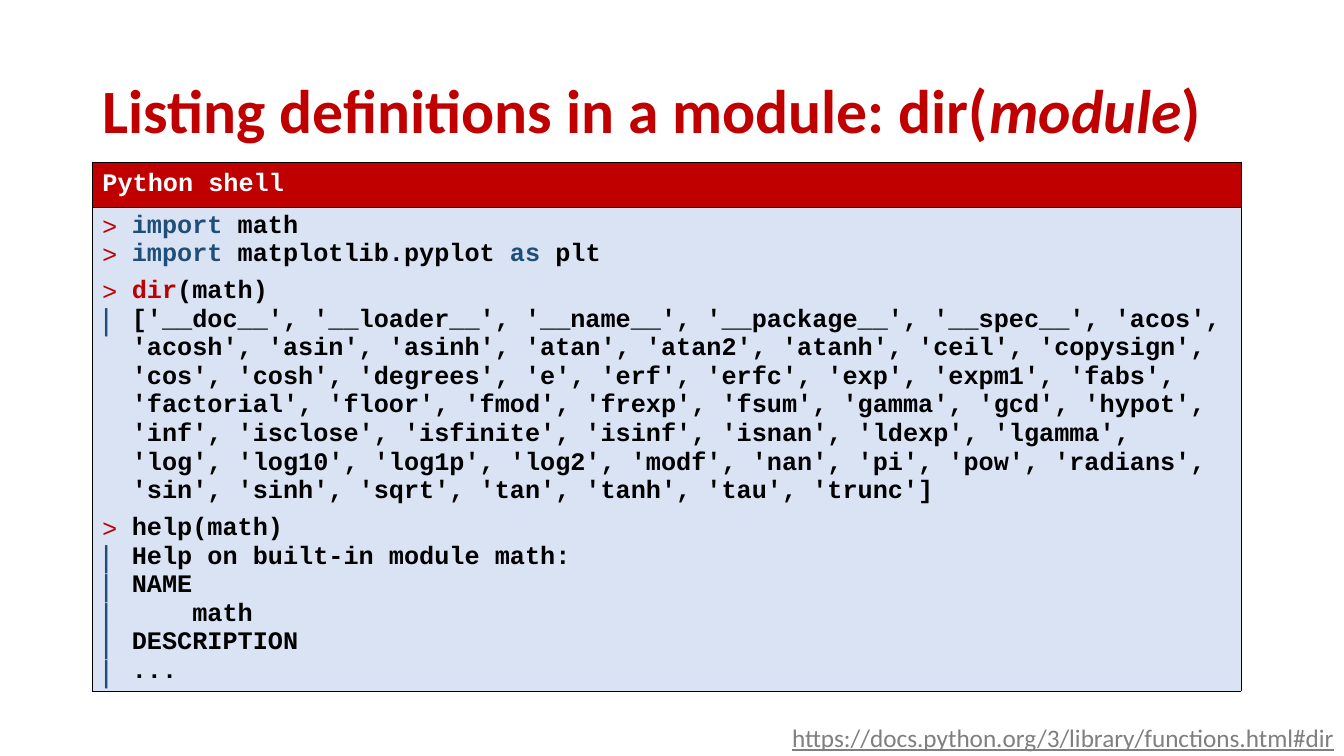
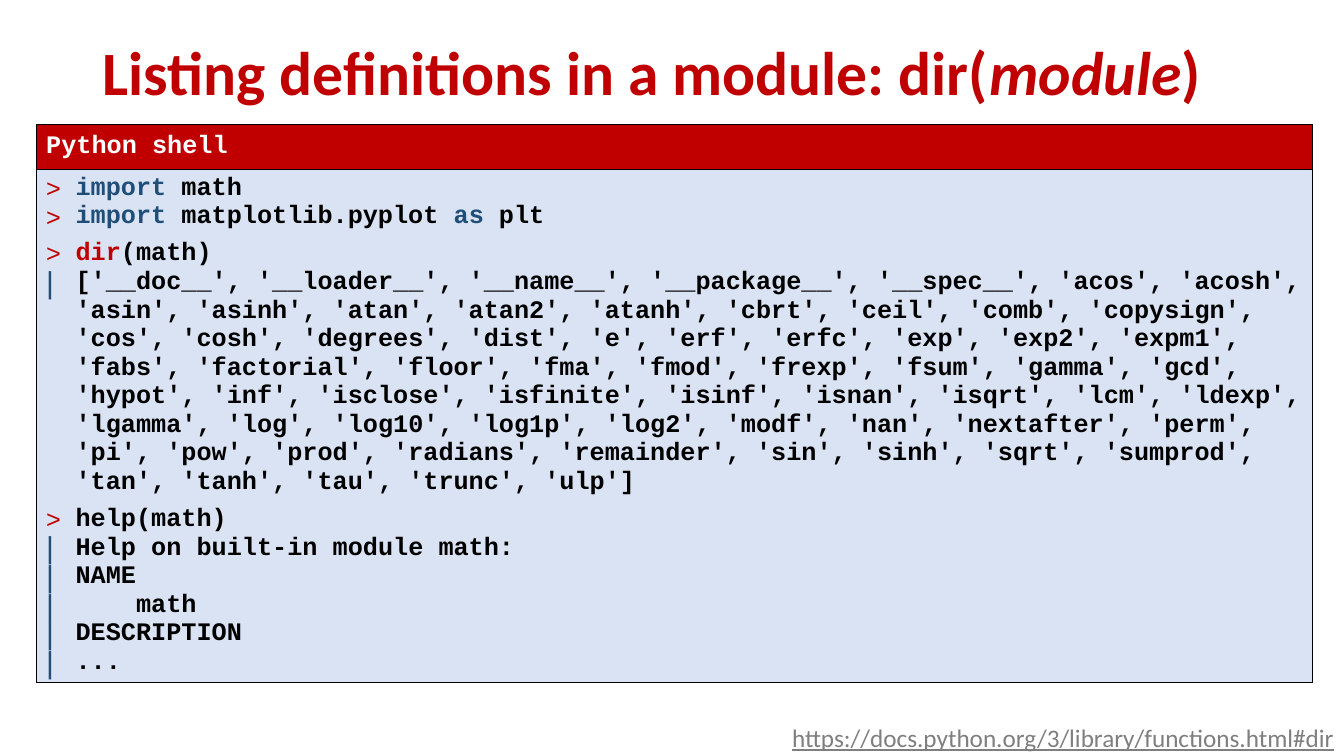
Before and after one commit to gsbrodal/gsbrodal.github.io, a slide deck: slide 8 of ipsa/slides/modules.pptx. Drawn at 1344x756 pixels with LibreOffice and Linux fonts; fonts in the diff are those of the drawing. Boxes give left, top, right and bottom in pixels: in the first picture for what was removed or moved away, otherwise in the second. Text is boxed around its words. In the diff, an @@ line names an element or a change of style, - is before the commit and + after.

Commit message:
all-slides-with-answers.pdf all-slides.pdf code.zip modules.pdf modules.pptx

```diff
--- a/ipsa/slides/modules.pptx
+++ b/ipsa/slides/modules.pptx
@@ title "Listing definitions in a module: ...": place and size @@
-title "Listing definitions in a module: ..." at [102, 87, 1201, 144]
+title "Listing definitions in a module: ..." at [102, 49, 1201, 106]
@@ table at [36, 125, 1313, 711] @@
-row 2, column 1: import math / import matplotlib.pyplot as plt / dir(math) / ['__doc__', '__loader__', '__name__', '__package__', '__spec__', 'acos', 'acosh', 'asin', 'asinh', 'atan', 'atan2', 'atanh', 'ceil', 'copysign', 'cos', 'cosh', 'degrees', 'e', 'erf', 'erfc', 'exp', 'expm1', 'fabs', 'factorial', 'floor', 'fmod', 'frexp', 'fsum', 'gamma', 'gcd', 'hypot', 'inf', 'isclose', 'isfinite', 'isinf', 'isnan', 'ldexp', 'lgamma', 'log', 'log10', 'log1p', 'log2', 'modf', 'nan', 'pi', 'pow', 'radians', 'sin', 'sinh', 'sqrt', 'tan', 'tanh', 'tau', 'trunc'] / help(math) / Help on built-in module math: / NAME / math / DESCRIPTION / ...
+row 2, column 1: import math / import matplotlib.pyplot as plt / dir(math) / ['__doc__', '__loader__', '__name__', '__package__', '__spec__', 'acos', 'acosh', 'asin', 'asinh', 'atan', 'atan2', 'atanh', 'cbrt', 'ceil', 'comb', 'copysign', 'cos', 'cosh', 'degrees', 'dist', 'e', 'erf', 'erfc', 'exp', 'exp2', 'expm1', 'fabs', 'factorial', 'floor', 'fma', 'fmod', 'frexp', 'fsum', 'gamma', 'gcd', 'hypot', 'inf', 'isclose', 'isfinite', 'isinf', 'isnan', 'isqrt', 'lcm', 'ldexp', 'lgamma', 'log', 'log10', 'log1p', 'log2', 'modf', 'nan', 'nextafter', 'perm', 'pi', 'pow', 'prod', 'radians', 'remainder', 'sin', 'sinh', 'sqrt', 'sumprod', 'tan', 'tanh', 'tau', 'trunc', 'ulp'] / help(math) / Help on built-in module math: / NAME / math / DESCRIPTION / ...
@@ table: place and size @@
-table at [93, 162, 1242, 718]
+table at [36, 125, 1313, 711]
```
Also in this commit, not shown: 10 other slides changed, 4 other files.
